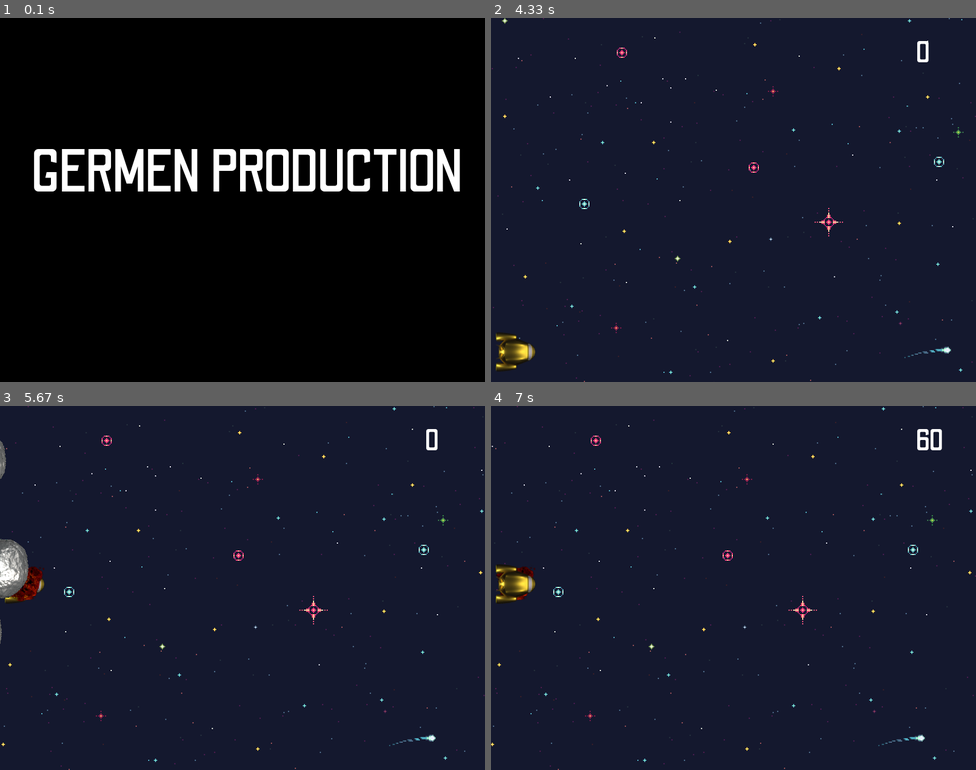
Above: before the commit, frames 1-4 (two rows, left to right).
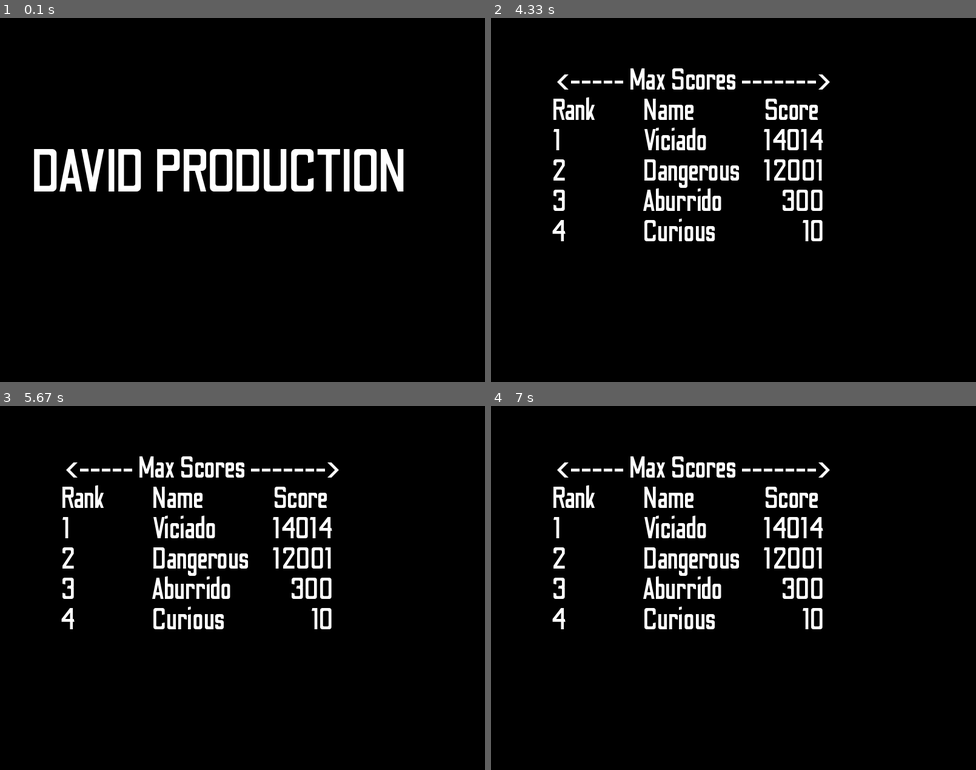
Above: after the commit, the same moments.

Repository: davidordo85/THE_QUEST-Game-with-pygame
Game: pygame game, started from main.py
Two runs of this game, one before a commit and one after it. Both use one fixed random seed, a clock stepped at 60 frames per second and the inputs below.
Inputs:
- Up to frame 1 (0.1 s): no input
- Up to frame 2 (4.33 s): tap Space at 3.63 s; hold Down from 3.97 s (still down)
- Up to frame 3 (5.67 s): release Down at 4.43 s; hold Up 4.52-4.82 s; hold Down 4.85-5.15 s; hold Up 5.18-5.55 s
- Up to frame 4 (7 s): no input

The runs differ from the first frame. In frame 1, 5.4% of the frame differs, in the area x 7-95%, y 36-48%; in frame 2, 100%; in frame 3, 100%, in the area x 0-100%, y 0-100%; in frame 4, 100%.

Commit message:
Complete loop with a bug at the beginning of the level

Diff:
--- a/main.py
+++ b/main.py
@@ -5,26 +5,28 @@
 from records import records
 import sys, time
 
-
+# colors
 BLACK = (0, 0, 0)
 WHITE = (255, 255, 255)
+
+# points to win by levels
 WIN_FIRST_LEVEL = 900
 WIN_SECOND_LEVEL = 4900
 WIN_THIRD_LEVEL = 14100
 
+# Clock and frames per second (FPS) configuration
 clock = pg.time.Clock()
 FPS = 60
 
 
 class Main:
-
     def __init__(self, w, h):
-        # create the screen with its size
+        # Create the screen with its size
         self.screen = pg.display.set_mode((w, h))
-        # name the window
+        # Name the window
         pg.display.set_caption("THE QUEST")
 
-        # added fonts and images
+        # Added fonts and images
         self.description = pg.font.Font("./resources/fonts/OdibeeSans-Regular.ttf", 20)
         self.title = pg.font.Font("./resources/fonts/OdibeeSans-Regular.ttf", 100)
         self.fontScore = pg.font.Font("./resources/fonts/OdibeeSans-Regular.ttf", 50)
@@ -33,11 +35,18 @@
         )
 
         self.score = 0
+        self.max_scores = [
+            {"name": "Viciado", "score": 14014},
+            {"name": "Dangerous", "score": 12001},
+            {"name": "Aburrido", "score": 300},
+            {"name": "Curious", "score": 10},
+        ]
+
         self.whatLevel = 0
         self.status = "Opening"
 
         # create the screen texts and objects
-        self.displayProduction = self.title.render("GERMEN PRODUCTION", True, (WHITE))
+        self.displayProduction = self.title.render("DAVID PRODUCTION", True, (WHITE))
         self.displayOpening = self.title.render("THE QUEST", True, (WHITE))
         self.displayDescription = self.description.render(
             "To avoid colliding with the asteroids use the up or down keys, until the planet to land on appears",
@@ -75,7 +84,8 @@
             self.asteroid_3,
             self.asteroid_4,
         )
-        self.asteroidLevel3.add(self.asteroid_0,
+        self.asteroidLevel3.add(
+            self.asteroid_0,
             self.asteroid_1,
             self.asteroid_2,
             self.asteroid_3,
@@ -85,10 +95,11 @@
             self.asteroid_7,
         )
 
-    # create the keyboard events
+    # Create the keyboard events
     def handleEvent(self):
         self.startLevel = False
         self.start = False
+
         for event in pg.event.get():
             if event.type == pg.QUIT:
                 return self.quit()
@@ -123,9 +134,11 @@
         if self.x <= -2400:
             self.x = 0
 
+    # Update the screen
     def redraw(self):
         pg.display.flip()
 
+    # Scoring conditions
     def scoring_conditions(self, asteroidForLevel):
         for entity in asteroidForLevel:
             if entity.rect.centerx <= 0:
@@ -134,8 +147,9 @@
             else:
                 self.score = int(self.score)
 
+    # Win conditions
     def win_conditions(self, winLevel, asteroidForLevel):
-        if self.status == 'Third_level':
+        if self.status == "Third_level":
             self.planet.state = True
         if self.score >= winLevel:
             self.ship.land = True
@@ -157,6 +171,53 @@
         else:
             pass
 
+    def render_ranking(self):
+        max_scores_sorted = sorted(
+            self.max_scores, key=lambda x: x["score"], reverse=True
+        )
+        max_scores_top_10 = max_scores_sorted[:10]
+        y_position = 75
+
+        # Encabezado de la tabla
+        header_text = " <----- Max Scores ------->"
+        header_render = self.fontScore.render(header_text, True, WHITE)
+        self.screen.blit(header_render, (100, y_position))
+        y_position += 50
+
+        # Encabezados de las columnas
+        column_rank_text = "Rank"
+        column_name_text = "Name"
+        column_score_text = "Score"
+        column_rank_render = self.fontScore.render(column_rank_text, True, WHITE)
+        column_name_render = self.fontScore.render(column_name_text, True, WHITE)
+        column_score_render = self.fontScore.render(column_score_text, True, WHITE)
+        self.screen.blit(column_rank_render, (100, y_position))
+        self.screen.blit(column_name_render, (250, y_position))
+        self.screen.blit(column_score_render, (450, y_position))
+        y_position += 50
+
+        # Puntuaciones ordenadas
+        for i, player_info in enumerate(max_scores_top_10):
+            position = i + 1
+            name = player_info["name"]
+            score = player_info["score"]
+            rank_text = f"{position}"
+            name_text = f"{name}"
+            score_text = f"{score}"
+            rank_render = self.fontScore.render(rank_text, True, WHITE)
+            name_render = self.fontScore.render(name_text, True, WHITE)
+            score_render = self.fontScore.render(score_text, True, WHITE)
+
+            rank_x = 100
+            name_x = 250
+            score_x = 550 - self.fontScore.size(score_text)[0]
+
+            self.screen.blit(rank_render, (rank_x, y_position))
+            self.screen.blit(name_render, (name_x, y_position))
+            self.screen.blit(score_render, (score_x, y_position))
+            y_position += 50
+
+    # First loop
     def opening(self):
         displayOpening = False
         while not displayOpening:
@@ -167,8 +228,21 @@
             time.sleep(4)
             displayOpening = True
 
+        self.status = "Max scores"
+
+    def ranking(self):
+        ranking = False
+        while not ranking:
+            self.handleEvent()
+            self.screen.fill("black")
+            self.render_ranking()
+            self.redraw()
+            time.sleep(4)
+            ranking = True
+
         self.status = "Front"
 
+    # front loop
     def front(self):
         front = False
         while not front:
@@ -183,6 +257,7 @@
 
         self.status = "First_level"
 
+    # Game levels loop
     def levels(self, asteroidForLevel, Win):
         level = False
         self.x = 0
@@ -208,20 +283,20 @@
             self.screen.blit(self.planet.image, self.planet.rect)
             asteroidForLevel.draw(self.screen)
 
-            if self.ship.rect.centerx >= 570 and self.status == 'First_level':
+            if self.ship.rect.centerx >= 570 and self.status == "First_level":
                 self.score += 1000
                 level = True
                 self.whatLevel += 1
                 self.notFirstLevel = True
                 self.status = "Take_off"
 
-            if self.ship.rect.centerx >= 570 and self.status == 'Second_level':
+            if self.ship.rect.centerx >= 570 and self.status == "Second_level":
                 self.score += 2000
                 level = True
                 self.whatLevel += 1
                 self.status = "Take_off"
 
-            if self.ship.rect.centerx >= 570 and self.status == 'Third_level':
+            if self.ship.rect.centerx >= 570 and self.status == "Third_level":
                 self.score += 5000
                 level = True
                 self.status = "Game_over"
@@ -233,6 +308,7 @@
 
             self.redraw()
 
+    # take off loop
     def take_off(self):
         clock.tick(FPS)
         take_off = False
@@ -260,11 +336,19 @@
                 self.ship.vx = 0
                 self.screen.blit(self.startingLevel, (150, 500))
 
-            if self.startLevel == True and self.whatLevel == 1 and self.planet.rect.centerx >= 1010:
+            if (
+                self.startLevel == True
+                and self.whatLevel == 1
+                and self.planet.rect.centerx >= 1010
+            ):
                 self.startLevel = False
                 take_off = True
                 self.status = "Second_level"
-            elif self.startLevel == True and self.whatLevel == 2 and self.planet.rect.centerx >= 1010:
+            elif (
+                self.startLevel == True
+                and self.whatLevel == 2
+                and self.planet.rect.centerx >= 1010
+            ):
                 self.startLevel = False
                 take_off = True
                 self.status = "Third_level"
@@ -273,16 +357,22 @@
 
             self.redraw()
 
+    # game over loop
     def game_over(self):
         over = False
-        self.scoring = self.fontScore.render("Your final score... {}".format(str(self.score)), True, WHITE)
+        self.scoring = self.fontScore.render(
+            "Your final score... {}".format(str(self.score)), True, WHITE
+        )
 
         while not over:
             for event in pg.event.get():
                 if event.type == pg.QUIT:
                     return self.quit()
                 if event.type == pg.KEYDOWN:
-                    if event.unicode in "abcdefghijklmnñopqrstuvwyz" and len(self.writing.character) <= 10:
+                    if (
+                        event.unicode in "abcdefghijklmnñopqrstuvwyz"
+                        and len(self.writing.character) <= 10
+                    ):
                         self.writing.character += event.unicode
                         self.writing.valor += 1
                     elif event.key == pg.K_BACKSPACE:
@@ -290,6 +380,13 @@
                         self.writing.valor -= 1
                         if self.writing.valor < 0:
                             self.writing.valor = 0
+                    elif event.key == pg.K_RETURN and self.writing.valor >= 3:
+                        player_info = {
+                            "name": self.writing.character,
+                            "score": self.score,
+                        }
+                        self.max_scores.append(player_info)
+                        over = True
 
             self.handleEvent()
             self.screen.fill("blue")
@@ -299,18 +396,22 @@
             pg.draw.rect(self.screen, (WHITE), self.text[0])
             self.screen.blit(self.text[1], self.writing.pos())
             self.redraw()
-
+        self.status = "Opening"
+
+    # Control loops
     def main_loop(self):
         while True:
             if self.status == "Opening":
                 self.opening()
+            elif self.status == "Max scores":
+                self.ranking()
             elif self.status == "Front":
                 self.front()
             elif self.status == "First_level":
                 self.levels(self.asteroidLevel1, WIN_FIRST_LEVEL)
             elif self.status == "Second_level":
                 self.levels(self.asteroidLevel2, WIN_SECOND_LEVEL)
-            elif self.status == 'Third_level':
+            elif self.status == "Third_level":
                 self.levels(self.asteroidLevel3, WIN_THIRD_LEVEL)
             elif self.status == "Take_off":
                 self.take_off()
@@ -321,6 +422,7 @@
         pg.quit()
         sys.exit()
 
+
 if __name__ == "__main__":
     pg.init(),
     game = Main(800, 600)
